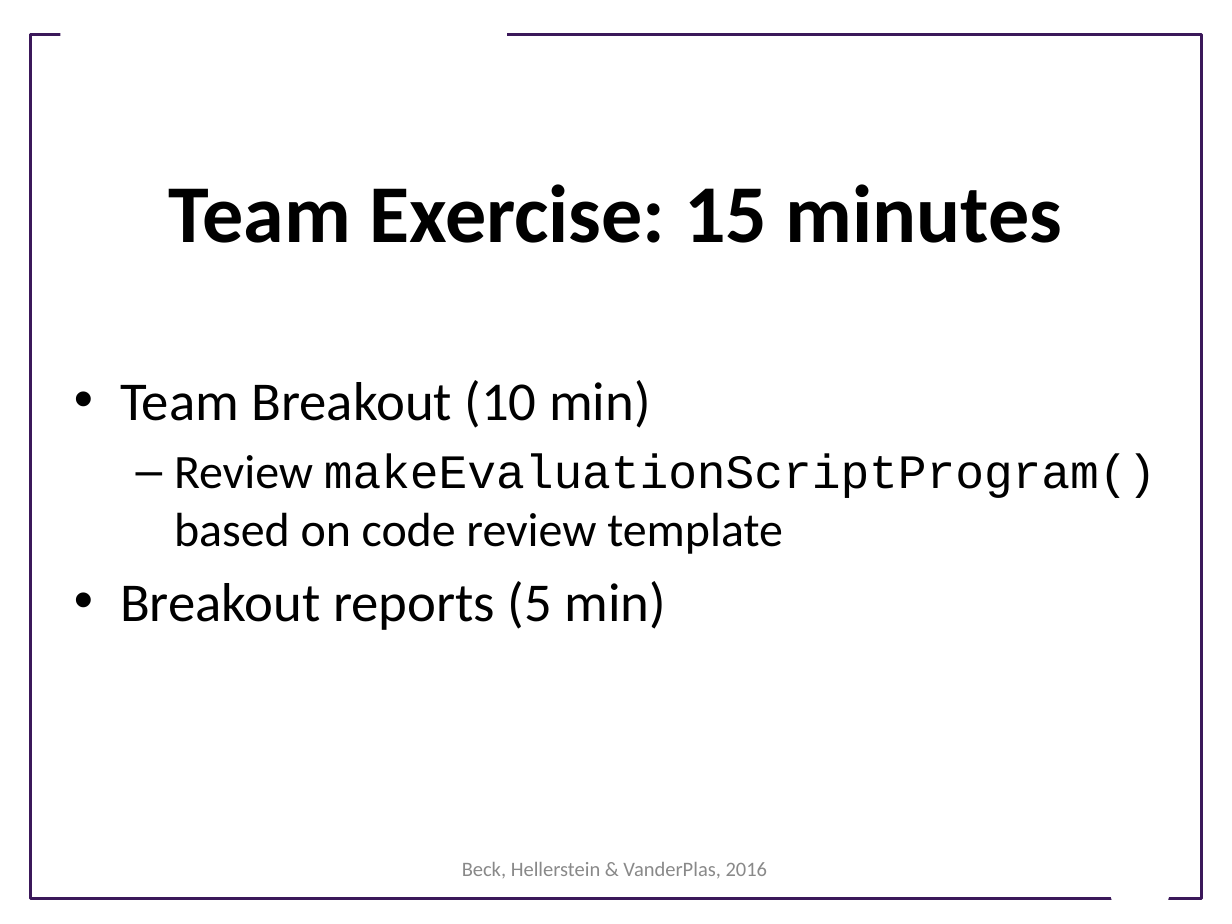
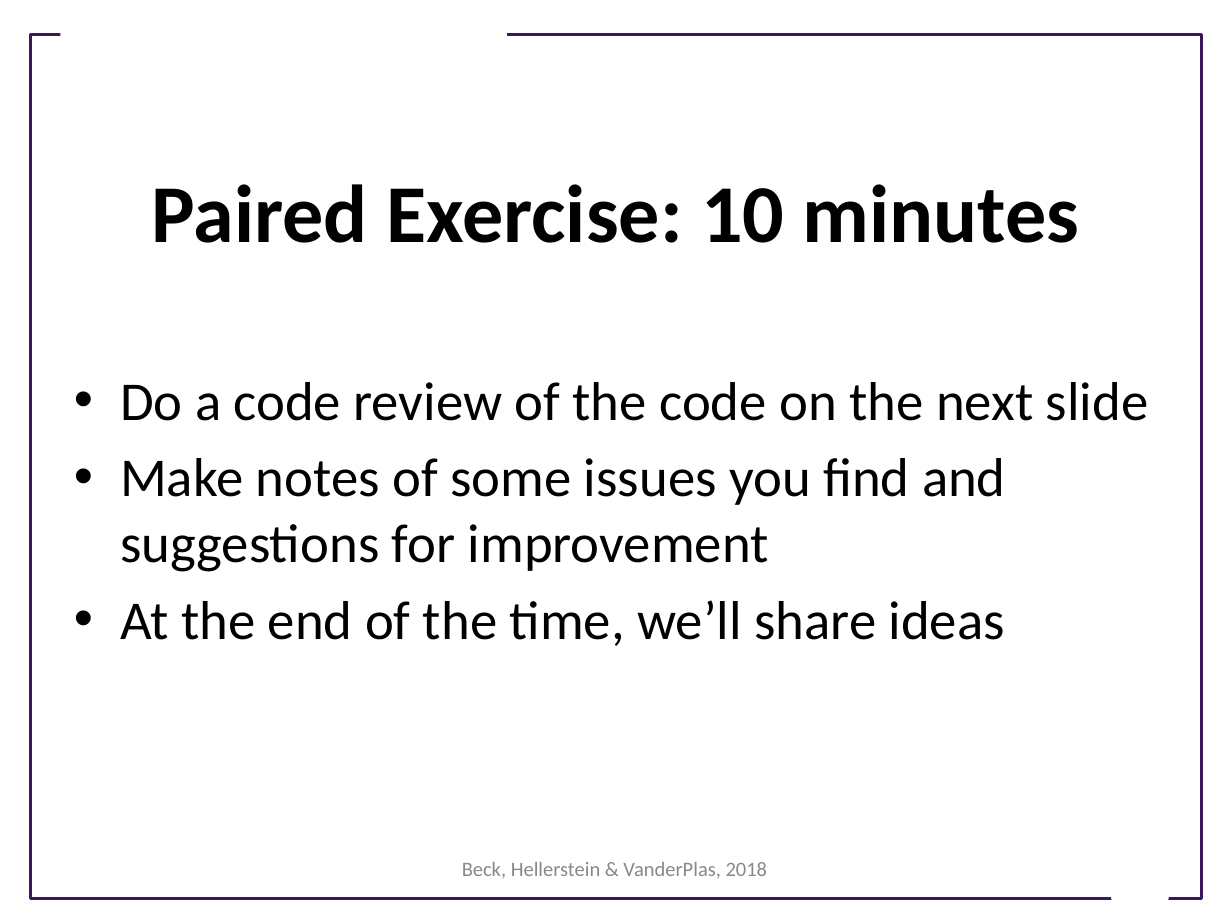
Before and after one commit to UWSEDS/LectureNotes-Spring2018, a slide deck: slide 11 of 03-Working-in-Teams.pptx (slide 17 before the commit). Drawn at 1232x924 pixels with LibreOffice and Linux fonts; fonts in the diff are those of the drawing; background and template pictures are left out. Boxes give left, top, right and bottom in pixels: in the first picture for what was removed or moved away, otherwise in the second. Text is boxed around its words. In the diff, an @@ line names an element or a change of style, - is before the commit and + after.

```diff
--- a/03-Working-in-Teams.pptx
+++ b/03-Working-in-Teams.pptx
@@ title at <box>152,184,1079,243</box>: text changed @@
-Team Exercise: 15 minutes
+Paired Exercise: 10 minutes
@@ text at <box>120,382,1148,646</box>: text changed; size 28 to 32 pt @@
-• Team Breakout (10 min)
-  – Review makeEvaluationScriptProgram() based on code review template
-• Breakout reports (5 min)
+• Do a code review of the code on the next slide
+• Make notes of some issues you find and suggestions for improvement
+• At the end of the time, we’ll share ideas
@@ text at <box>462,862,768,878</box>: text changed @@
-Beck, Hellerstein & VanderPlas, 2016
+Beck, Hellerstein & VanderPlas, 2018
```
Also in this commit, not shown: 16 other slides changed, 4 slides added, 6 slides removed, 1 other file.
